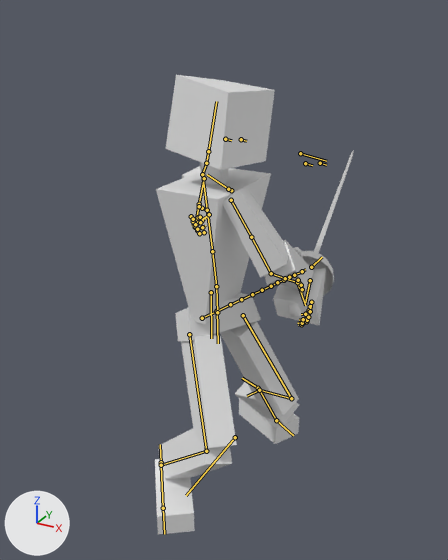
One commit to the Blender file Blender/PlayerRig01.blend: the scene before it, then after it.
Before and after are seen from a camera (50 mm lens) standing at (1.02, -1.95, 1.71) and looking at (0.03, -0.15, 0.81). Lighting does not change. The marker at lower left points along +X, +Y and +Z. Both versions are drawn at frame 75 of the action 'Combat_Attack_SureStrike'; the numbers are the values there. The bones that bend it are drawn over the model as lines.

The first picture shows 'Rapier01_Cube', 'TheChosenOne'.
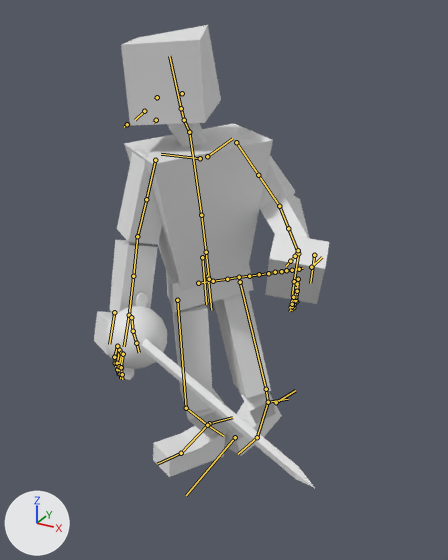
Diff of the bpy script that builds the scene:
```diff
--- a/Blender/PlayerRig01.blend.py
+++ b/Blender/PlayerRig01.blend.py
@@ bone_hip_root @@
 bone_hip_root = bpy.data.objects['Armature'].pose.bones['Hip_root']  # child of 'root'
-bone_hip_root.location = (0.0, 0.264, -0.23)
-bone_hip_root.rotation_quaternion = (0.838, 0.0, -0.546, 0.001)  # degrees (0, -66, 0)
+bone_hip_root.location = (-0.015, 0.122, -0.26)
+bone_hip_root.rotation_quaternion = (0.845, 0.036, -0.44, -0.027)  # degrees (9, -55, -8)
@@ bone_femur_r @@
 bone_femur_r = bpy.data.objects['Armature'].pose.bones['Femur.R']  # child of 'HipControl'
-bone_femur_r.rotation_quaternion = (0.986, 0.0, 0.148, 0.081)  # degrees (1, 17, 10)
+bone_femur_r.rotation_quaternion = (0.961, -0.054, 0.03, 0.269)  # degrees (-5, 5, 31)
@@ bone_femur_l @@
 bone_femur_l = bpy.data.objects['Armature'].pose.bones['Femur.L']  # child of 'HipControl'
-bone_femur_l.rotation_quaternion = (0.99, 0.072, -0.076, -0.098)  # degrees (9, -8, -12)
+bone_femur_l.rotation_quaternion = (0.973, 0.228, 0.009, 0.015)  # degrees (26, 1, 2)
@@ bone_spine_002 @@
 bone_spine_002 = bpy.data.objects['Armature'].pose.bones['spine.002']  # child of 'spine.001'
-bone_spine_002.rotation_quaternion = (0.901, 0.0, 0.431, 0.047)  # degrees (4, 51, 8)
+bone_spine_002.rotation_quaternion = (1.0, 0.0, 0.0, 0.0)  # degrees (0, 0, 0)
@@ bone_spine_003 @@
 bone_spine_003 = bpy.data.objects['Armature'].pose.bones['spine.003']  # child of 'spine.002'
-bone_spine_003.rotation_quaternion = (0.984, 0.0, 0.18, 0.021)  # degrees (0, 21, 3)
+bone_spine_003.rotation_quaternion = (1.0, 0.005, -0.001, 0.01)  # degrees (1, 0, 1)
@@ bone_neck_001 @@
 bone_neck_001 = bpy.data.objects['Armature'].pose.bones['Neck.001']  # child of 'spine.003'
-bone_neck_001.rotation_quaternion = (0.835, -0.05, -0.528, -0.112)  # degrees (5, -64, -18)
+bone_neck_001.rotation_quaternion = (0.831, 0.01, -0.421, -0.186)  # degrees (17, -50, -33)
@@ bone_head @@
 bone_head = bpy.data.objects['Armature'].pose.bones['Head']  # child of 'Neck.002'
-bone_head.rotation_quaternion = (0.999, 0.027, 0.037, -0.02)  # degrees (3, 4, -2)
+bone_head.rotation_quaternion = (0.984, 0.0, 0.177, 0.005)  # degrees (0, 20, 1)
@@ bone_humerus_r @@
 bone_humerus_r = bpy.data.objects['Armature'].pose.bones['Humerus.R']  # child of 'Clavicle.R'
-bone_humerus_r.rotation_quaternion = (0.671, -0.146, -0.685, 0.245)  # degrees (-88, -58, 96)
+bone_humerus_r.rotation_quaternion = (0.999, 0.009, 0.005, 0.054)  # degrees (1, 1, 6)
@@ bone_humerus_r_001 @@
 bone_humerus_r_001 = bpy.data.objects['Armature'].pose.bones['Humerus.R.001']  # child of 'Humerus.R'
-bone_humerus_r_001.rotation_quaternion = (0.419, 0.0, 0.137, 0.0)  # degrees (0, 36, 0)
+bone_humerus_r_001.rotation_quaternion = (1.0, 0.0, 0.0, 0.0)  # degrees (0, 0, 0)
@@ bone_ulna_r @@
 bone_ulna_r = bpy.data.objects['Armature'].pose.bones['Ulna.R']  # child of 'Humerus.R.001'
-bone_ulna_r.rotation_quaternion = (0.813, -0.338, 0.0, 0.0)  # degrees (-45, 0, 0)
+bone_ulna_r.rotation_quaternion = (0.974, -0.11, 0.0, 0.0)  # degrees (-13, 0, 0)
@@ bone_ulna_r_001 @@
 bone_ulna_r_001 = bpy.data.objects['Armature'].pose.bones['Ulna.R.001']  # child of 'Ulna.R'
-bone_ulna_r_001.rotation_quaternion = (0.643, 0.0, 0.469, 0.0)  # degrees (0, 72, 0)
+bone_ulna_r_001.rotation_quaternion = (1.0, 0.0, 0.0, 0.0)  # degrees (0, 0, 0)
@@ bone_hand_r @@
 bone_hand_r = bpy.data.objects['Armature'].pose.bones['Hand.R']  # child of 'Ulna.R.001'
-bone_hand_r.rotation_quaternion = (0.854, 0.221, -0.366, -0.296)  # degrees (43, -30, -50)
+bone_hand_r.rotation_quaternion = (0.998, 0.022, 0.059, 0.025)  # degrees (3, 7, 3)
@@ bone_hand_grip_r @@
 bone_hand_grip_r = bpy.data.objects['Armature'].pose.bones['Hand_Grip.R']  # child of 'Hand.R'
-bone_hand_grip_r.rotation_quaternion = (0.831, 0.0, 0.0, -0.185)  # degrees (0, 0, -25)
+bone_hand_grip_r.rotation_quaternion = (1.0, 0.0, 0.0, 0.0)  # degrees (0, 0, 0)
@@ bone_humerus_l @@
 bone_humerus_l = bpy.data.objects['Armature'].pose.bones['Humerus.L']  # child of 'Clavicle.L'
-bone_humerus_l.rotation_quaternion = (0.918, -0.132, -0.341, -0.152)  # degrees (-11, -42, -15)
+bone_humerus_l.rotation_quaternion = (0.963, -0.166, -0.103, -0.135)  # degrees (-18, -14, -14)
@@ bone_humerus_l_001 @@
 bone_humerus_l_001 = bpy.data.objects['Armature'].pose.bones['Humerus.L.001']  # child of 'Humerus.L'
-bone_humerus_l_001.rotation_quaternion = (1.0, 0.0, 0.0, 0.0)  # degrees (0, 0, 0)
+bone_humerus_l_001.rotation_quaternion = (0.674, 0.0, 0.295, 0.0)  # degrees (0, 47, 0)
@@ bone_ulna_l @@
 bone_ulna_l = bpy.data.objects['Armature'].pose.bones['Ulna.L']  # child of 'Humerus.L.001'
-bone_ulna_l.rotation_quaternion = (0.65, -0.23, 0.0, 0.0)  # degrees (-39, 0, 0)
+bone_ulna_l.rotation_quaternion = (0.546, -0.313, 0.0, 0.0)  # degrees (-60, 0, 0)
@@ bone_ulna_l_001 @@
 bone_ulna_l_001 = bpy.data.objects['Armature'].pose.bones['Ulna.L.001']  # child of 'Ulna.L'
-bone_ulna_l_001.rotation_quaternion = (0.788, 0.0, -0.436, 0.0)  # degrees (0, -58, 0)
+bone_ulna_l_001.rotation_quaternion = (0.8, 0.0, -0.342, 0.0)  # degrees (0, -46, 0)
@@ bone_hand_l @@
 bone_hand_l = bpy.data.objects['Armature'].pose.bones['Hand.L']  # child of 'Ulna.L.001'
-bone_hand_l.rotation_quaternion = (0.862, -0.417, 0.0, -0.065)  # degrees (-51, -3, -7)
+bone_hand_l.rotation_quaternion = (0.986, 0.157, 0.0, -0.05)  # degrees (18, 1, -6)
@@ bone_foot_control_r @@
 bone_foot_control_r = bpy.data.objects['Armature'].pose.bones['Foot_Control.R']  # child of 'root'
-bone_foot_control_r.location = (0.0, -0.387, 0.03)
-bone_foot_control_r.rotation_quaternion = (0.953, 0.0, -0.023, -0.308)  # degrees (1, -3, -36)
+bone_foot_control_r.location = (-0.036, -0.072, 0.017)
+bone_foot_control_r.rotation_quaternion = (0.914, 0.043, 0.01, 0.21)  # degrees (5, 0, 26)
@@ bone_foot_control_l @@
 bone_foot_control_l = bpy.data.objects['Armature'].pose.bones['Foot_Control.L']  # child of 'root'
-bone_foot_control_l.location = (-0.137, 0.251, 0.019)
-bone_foot_control_l.rotation_quaternion = (0.848, 0.0, -0.04, 0.528)  # degrees (-2, -4, 64)
+bone_foot_control_l.location = (0.0, 0.148, 0.04)
+bone_foot_control_l.rotation_quaternion = (0.939, 0.061, -0.056, -0.172)  # degrees (8, -5, -21)
@@ bone_tarsals_l @@
 bone_tarsals_l = bpy.data.objects['Armature'].pose.bones['Tarsals.L']  # child of 'Foot_Control.L'
-bone_tarsals_l.rotation_quaternion = (1.0, 0.0, 0.0, 0.0)  # degrees (0, 0, 0)
+bone_tarsals_l.rotation_quaternion = (0.975, 0.144, 0.0, 0.0)  # degrees (17, 0, 0)
```

Where the change shows, as pixel boxes (x1, y1, x2, y2) in the pictures (448 x 560 px):
'TheChosenOne', posed (37% wider)
    before: (155, 75, 326, 534)
    after: (94, 25, 329, 477)
'Rapier01_Cube', posed
    before: (288, 150, 354, 317)
    after: (105, 293, 315, 488)
bone 'Hip_root', root to tip
    before: (211, 292) to (211, 338)
    after: (202, 257) to (206, 304)
bone 'Femur.R', root to tip
    before: (189, 334) to (206, 451)
    after: (177, 300) to (186, 408)
bone 'Femur.L', root to tip
    before: (243, 315) to (291, 398)
    after: (240, 282) to (266, 389)
bone 'spine.002', root to tip
    before: (216, 286) to (212, 251)
    after: (206, 252) to (201, 215)
bone 'spine.003', root to tip
    before: (212, 251) to (202, 174)
    after: (201, 215) to (189, 132)
bone 'Neck.001', root to tip
    before: (202, 174) to (206, 163)
    after: (189, 132) to (184, 120)
bone 'Head', root to tip
    before: (208, 151) to (216, 101)
    after: (181, 108) to (169, 56)
bone 'Humerus.R', root to tip
    before: (231, 200) to (251, 237)
    after: (155, 160) to (146, 199)
bone 'Humerus.R.001', root to tip
    before: (251, 237) to (271, 273)
    after: (146, 199) to (137, 236)
bone 'Ulna.R', root to tip
    before: (271, 273) to (285, 278)
    after: (137, 236) to (133, 276)
bone 'Ulna.R.001', root to tip
    before: (285, 278) to (297, 282)
    after: (133, 276) to (129, 315)
bone 'Hand.R', root to tip
    before: (297, 282) to (305, 305)
    after: (129, 315) to (124, 346)
bone 'Hand_Grip.R', root to tip
    before: (310, 280) to (305, 302)
    after: (114, 312) to (109, 344)
bone 'Humerus.L', root to tip
    before: (204, 178) to (199, 204)
    after: (236, 142) to (258, 175)
bone 'Humerus.L.001', root to tip
    before: (199, 204) to (195, 227)
    after: (258, 175) to (279, 206)
bone 'Ulna.L', root to tip
    before: (195, 227) to (202, 220)
    after: (279, 206) to (288, 228)
bone 'Ulna.L.001', root to tip
    before: (202, 220) to (209, 214)
    after: (288, 228) to (298, 253)
bone 'Hand.L', root to tip
    before: (209, 214) to (198, 222)
    after: (298, 253) to (294, 281)
bone 'Foot_Control.R', root to tip
    before: (161, 462) to (160, 444)
    after: (209, 423) to (232, 417)
bone 'Foot_Control.L', root to tip
    before: (258, 388) to (242, 378)
    after: (276, 402) to (295, 390)
bone 'Tarsals.L', root to tip
    before: (276, 420) to (259, 390)
    after: (257, 437) to (268, 402)
